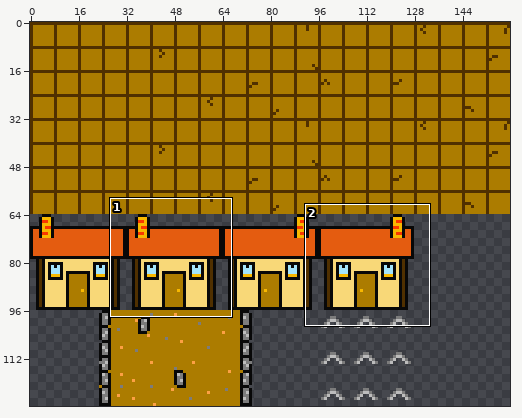
Two versions of one sprite sheet, november/assets/town.png. The picture above shows the old version from afar; the outline marks the close-up.
Close-up. Old version:
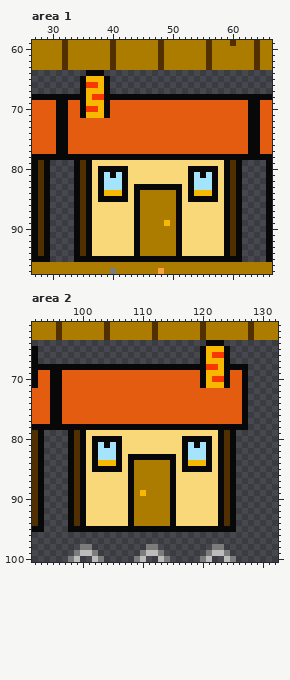
The file is 320x256 pixels, drawn in blocks of 2x2; one block is one cell here. Shown: area 1: x 27..66, y 59..97; area 2: x 92..132, y 61..100.
The same view after the edit:
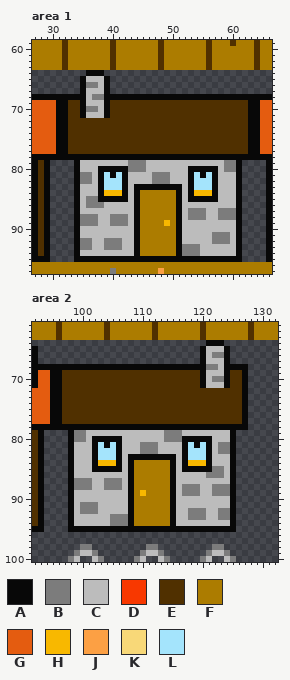
Palette (. is transparent): A #080808  B #7c7c7c  C #bcbcbc  D #f83800  E #503000  F #ac7c00  G #e45c10  H #f8b800  J #fca044  K #f8d878  L #a4e4fc
From old to new:
Changed rows in their new state; - is an unchanged pixel.
Area 1:
first column x 33:
65 ---CCC------------------------
66 ---BBC------------------------
67 ---CCC------------------------
68 ---CBB------------------------
69 EE-CCC-EEEEEEEEEEEEEEEEEEEEEEE
70 EE-BBC-EEEEEEEEEEEEEEEEEEEEEEE
71 EE-CCC-EEEEEEEEEEEEEEEEEEEEEEE
72 EEEEEEEEEEEEEEEEEEEEEEEEEEEEEE
73 EEEEEEEEEEEEEEEEEEEEEEEEEEEEEE
74 EEEEEEEEEEEEEEEEEEEEEEEEEEEEEE
75 EEEEEEEEEEEEEEEEEEEEEEEEEEEEEE
76 EEEEEEEEEEEEEEEEEEEEEEEEEEEEEE
77 EEEEEEEEEEEEEEEEEEEEEEEEEEEEEE
79 --CCCCCCCCBBBCCCCCCCCCCCCCBB--
80 --CCC-----BBBCCCCCCC-----CBB--
81 --BBC-----CCCCBBBCCC-----CCC--
82 --BBC-----CCCCBBBCCC-----CCC--
83 --CCC-----C--------C-----CCC--
84 --CCC-----C--------C-----CCC--
85 --CBB-----C--------C-----CCC--
86 --CBBBCCCCC--------CCCCCCCCC--
87 --CCCCCCCCC--------CBBBCCBBB--
88 --BBBCCBBBC--------CBBBCCBBB--
89 --BBBCCBBBC--------CCCCCCCCC--
90 --CCCCCCCCC--------CCCCCCCCC--
91 --CCCCCCCCC--------CCCCCBBBC--
92 --BBCCBBBCC--------CCCCCBBBC--
93 --BBCCBBBCC--------BBBCCCCCC--
94 --CCCCCCCCC--------BBBCCCCCC--
Area 2:
first column x 97:
 65 ------------------------CCC---
 66 ------------------------CBB---
 67 ------------------------CCC---
 68 ------------------------BBC---
 69 EEEEEEEEEEEEEEEEEEEEEEE-CCC-EE
 70 EEEEEEEEEEEEEEEEEEEEEEE-CBB-EE
 71 EEEEEEEEEEEEEEEEEEEEEEE-CCC-EE
 72 EEEEEEEEEEEEEEEEEEEEEEEEEEEEEE
 73 EEEEEEEEEEEEEEEEEEEEEEEEEEEEEE
 74 EEEEEEEEEEEEEEEEEEEEEEEEEEEEEE
 75 EEEEEEEEEEEEEEEEEEEEEEEEEEEEEE
 76 EEEEEEEEEEEEEEEEEEEEEEEEEEEEEE
 77 EEEEEEEEEEEEEEEEEEEEEEEEEEEEEE
 79 --BBCCCCCCCCCCCCCBBBCCCCCCCC--
 80 --BBC-----CCCCCCCBBB-----CCC--
 81 --CCC-----CCCBBBCCCC-----CBB--
 82 --CCC-----CCCBBBCCCC-----CBB--
 83 --CCC-----C--------C-----CCC--
 84 --CCC-----C--------C-----CCC--
 85 --CCC-----C--------C-----BBC--
 86 --CCCCCCCCC--------CCCCCBBBC--
 87 --BBBCCBBBC--------CCCCCCCCC--
 88 --BBBCCBBBC--------CBBBCCBBB--
 89 --CCCCCCCCC--------CBBBCCBBB--
 90 --CCCCCCCCC--------CCCCCCCCC--
 91 --CBBBCCCCC--------CCCCCCCCC--
 92 --CBBBCCCCC--------CCBBBCCBB--
 93 --CCCCCCBBB--------CCBBBCCBB--
 94 --CCCCCCBBB--------CCCCCCCCC--
Pixel boxes of the changes (left, top, right, bottom) in both close-ups:
changed: (68, 76, 248, 256)
changed: (62, 346, 242, 526)
